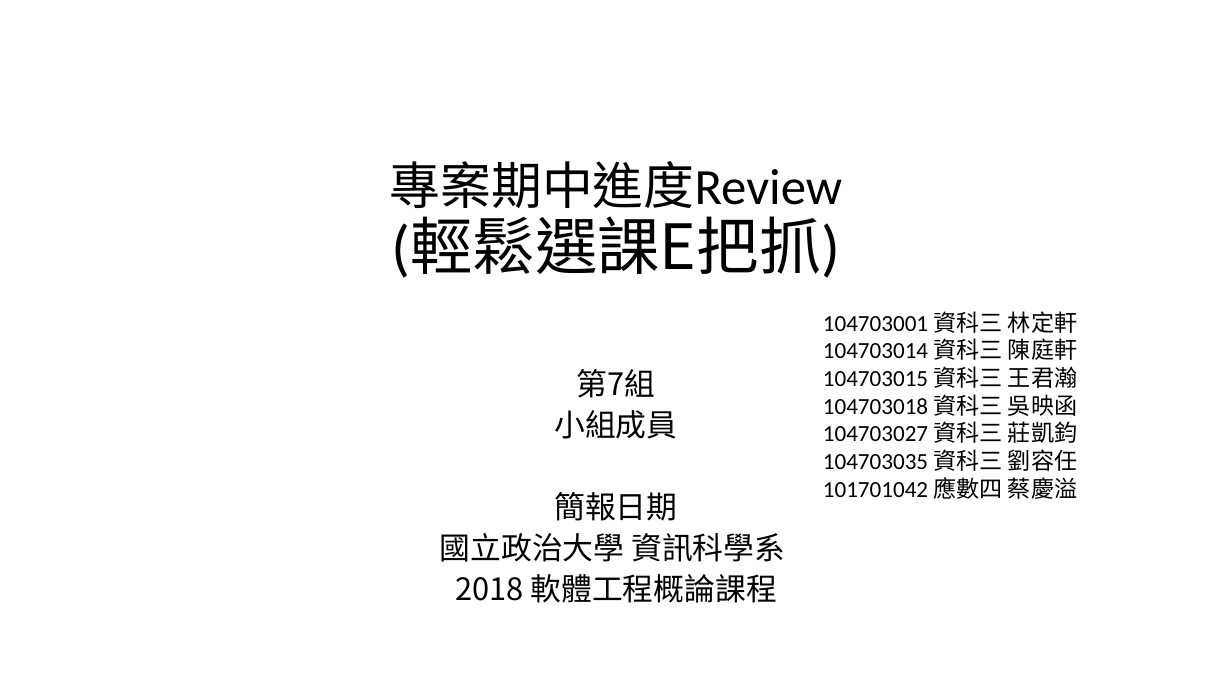
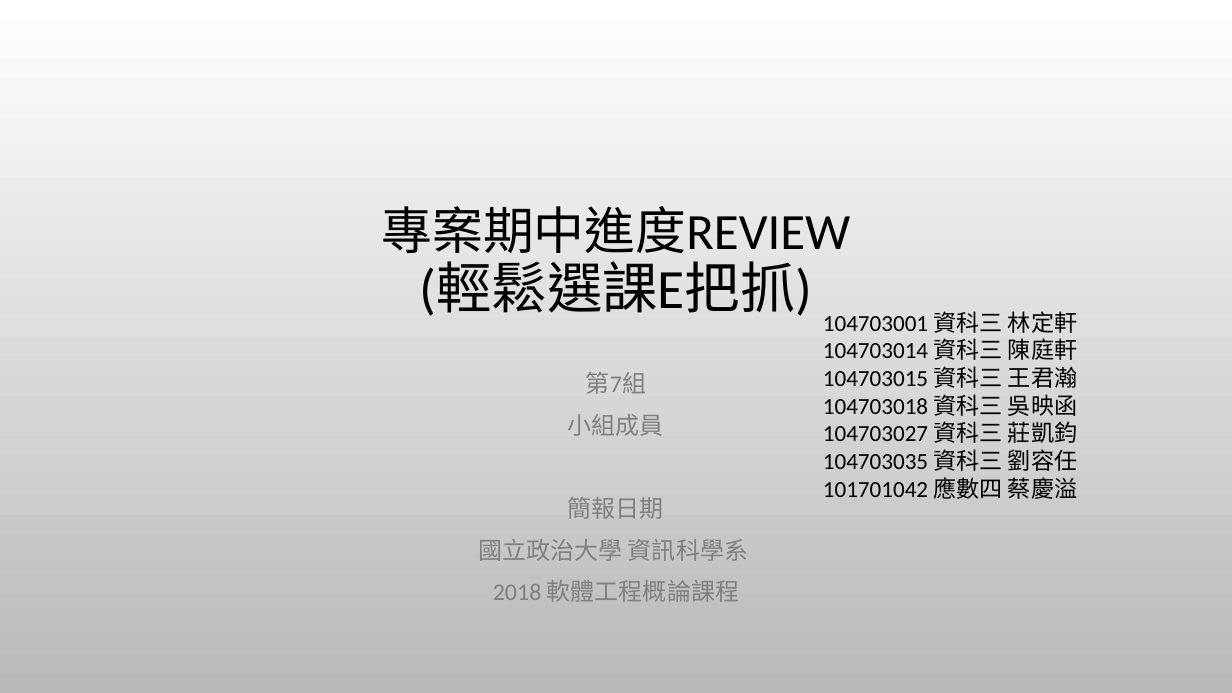
Before and after one commit to kai2june/me_courseSelecting, a slide deck: slide 1 of 期中檢查.pptx. Drawn at 1232x693 pixels with LibreOffice and Linux fonts; fonts in the diff are those of the drawing; background and template pictures are left out. Boxes give left, top, right and bottom in pixels: in the first picture for what was removed or moved away, otherwise in the second. Text is boxed around its words. In the diff, an @@ line names an element or a change of style, - is before the commit and + after.

Commit message:
期中檢查final
ppt修改

```diff
--- a/期中檢查.pptx
+++ b/期中檢查.pptx
@@ background #FFFFFF to picture (left out) @@
@@ title at bbox=[381, 206, 850, 316]: text changed @@
-專案期中進度Review
-(輕鬆選課E把抓)
+專案期中進度REVIEW
+(輕鬆選課E把抓)
@@ subtitle "第7組" at bbox=[478, 372, 748, 602]: size 24 to 18.7 pt, font Noto Sans CJK SC to Calibri, text colour #000000 to #808080; line spacing 0.9 to 1; more space between paragraphs @@
```
Also in this commit, not shown: 8 other slides changed, 8 slides added, 2 slides removed.
